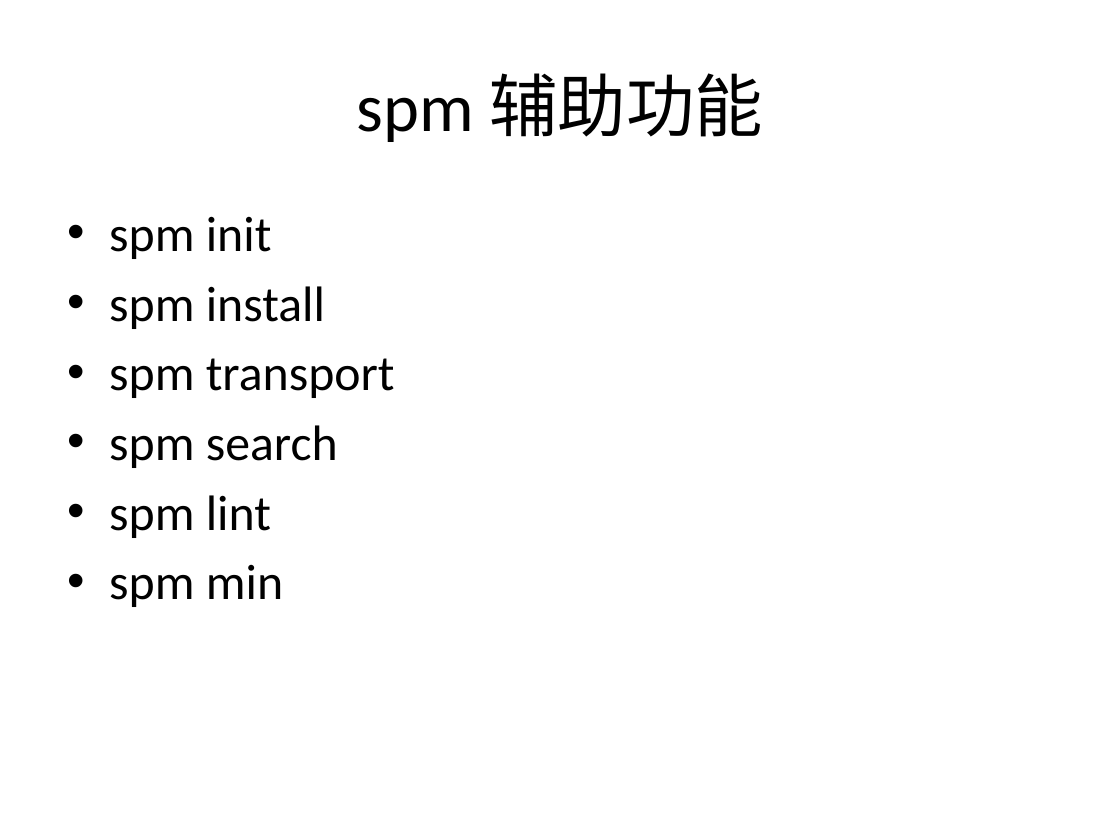
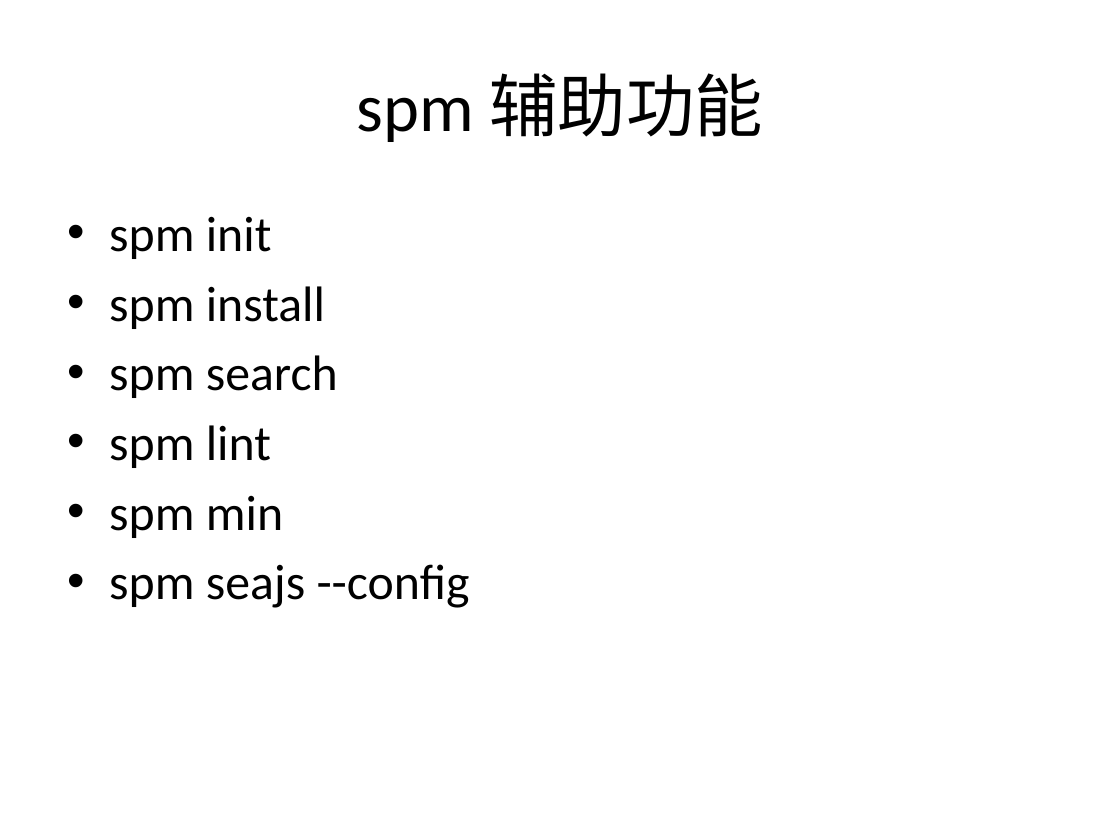
Before and after one commit to lonjoy/spm, a slide deck: slide 30 of 支付宝前端工具 spm.pptx (slide 29 before the commit). Drawn at 1120x840 pixels with LibreOffice and Linux fonts; fonts in the diff are those of the drawing. Boxes give left, top, right and bottom in pixels: in the first picture for what was removed or moved away, otherwise in the second. Text is boxed around its words. In the diff, an @@ line names an element or a change of style, - is before the commit and + after.

```diff
--- a/支付宝前端工具 spm.pptx
+++ b/支付宝前端工具 spm.pptx
@@ text at bbox=[109, 358, 395, 398]: paragraph removed @@
-• spm transport
@@ text at bbox=[109, 564, 470, 608]: paragraph added @@
+• spm seajs --config
```
Also in this commit, not shown: 1 other slide changed, 4 slides added, 2 slides removed, 1 other file.
